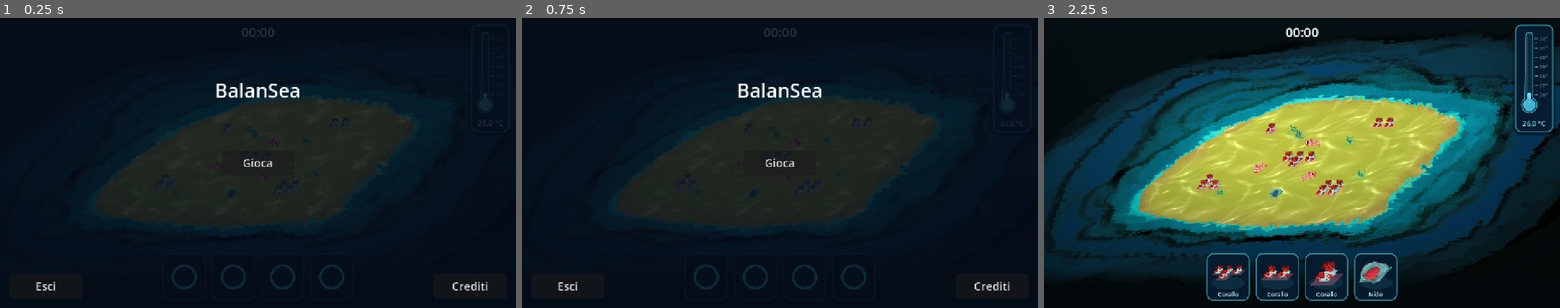
Above: before the commit, frames 1-3 (left to right).
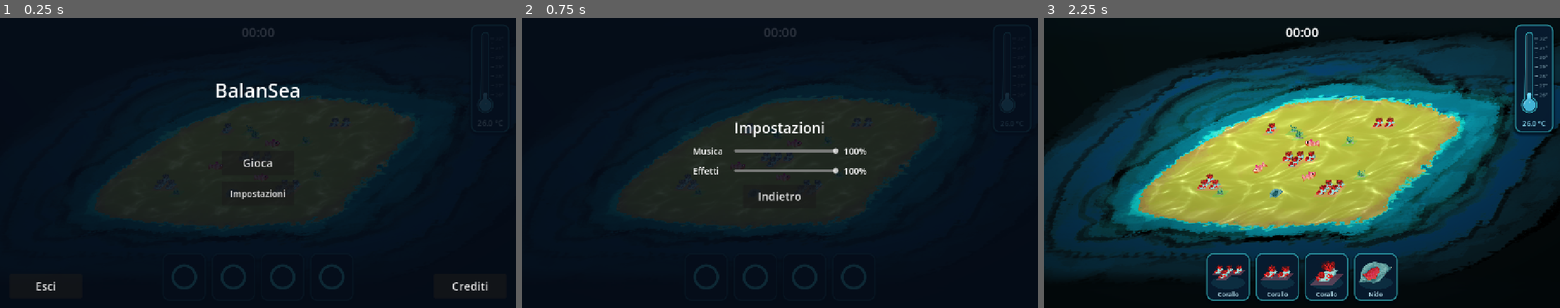
Above: after the commit, the same moments.

Repository: TakFog/rgj2026
Game: Godot game, scene res://main/main.tscn
Two runs of this game, one before a commit and one after it. Both use one fixed random seed, a clock stepped at 60 frames per second and the inputs below. Sound files missing from this copy of the repository are replaced by a short silence.
Inputs (mouse positions are in pixels of both pictures, inside the frame that each line leads up to):
- Up to frame 1 (0.25 s): no input
- Up to frame 2 (0.75 s): click (780, 194) at 0.5 s, where only the run after the commit has a clickable "Impostazioni"
- Up to frame 3 (2.25 s): click (1302, 197) at 1.25 s, where only the run after the commit has a clickable "Indietro"; click "Gioca" at 2 s

The runs differ from the first frame. In frame 1, 0.2% of the frame differs, in the area x 44-56%, y 59-63%; in frame 2, 1.9%, in the area x 7-95%, y 22-94%; in frame 3, nothing differs.

Commit message:
Add a settings menu for music and effects volume
- Route every Sfx_* bus through a shared Effects bus so the whole
  effect group has one volume.
- Add a reusable SettingsPanel with Music and Effects sliders, reachable
  from the title screen and the pause menu.
- Persist the user levels in user://settings.cfg (core/user_settings.gd)
  and apply them when the audio system starts.
- Test the Effects routing and the percent-to-dB conversion.

Diff:
--- /dev/null
+++ b/core/user_settings.gd
@@ -0,0 +1,66 @@
+class_name UserSettings
+extends RefCounted
+## User audio preferences (music and effects group volume), separate from the
+## designer mix in AudioSettings. Saved in user:// so they survive restarts.
+
+const PATH := "user://settings.cfg"
+const SECTION := "audio"
+const MUSIC_KEY := "music_db"
+const EFFECTS_KEY := "effects_db"
+## Slider range: -80 dB is silent, 0 dB leaves the designed mix untouched.
+const MIN_DB := -80.0
+const MAX_DB := 0.0
+
+
+static func music_db() -> float:
+	return _load_db(MUSIC_KEY)
+
+
+static func effects_db() -> float:
+	return _load_db(EFFECTS_KEY)
+
+
+## Saves both group levels, keeping any other sections in the file.
+static func save(music_db_value: float, effects_db_value: float) -> void:
+	var config := ConfigFile.new()
+	config.load(PATH)
+	config.set_value(SECTION, MUSIC_KEY, clampf(music_db_value, MIN_DB, MAX_DB))
+	config.set_value(SECTION, EFFECTS_KEY, clampf(effects_db_value, MIN_DB, MAX_DB))
+	config.save(PATH)
+
+
+## Applies the two user levels to their buses (missing buses are skipped).
+static func apply(music_db_value: float, effects_db_value: float) -> void:
+	_set_bus(AudioSettings.MUSIC_BUS, music_db_value)
+	_set_bus(AudioSettings.EFFECTS_BUS, effects_db_value)
+
+
+static func load_and_apply() -> void:
+	apply(music_db(), effects_db())
+
+
+## Slider position (0..100) -> bus level. Linear in amplitude, so 50% is -6 dB.
+static func db_from_percent(percent: float) -> float:
+	if percent <= 0.0:
+		return MIN_DB
+	return clampf(linear_to_db(percent / 100.0), MIN_DB, MAX_DB)
+
+
+## Bus level -> slider position (0..100).
+static func percent_from_db(db: float) -> float:
+	if db <= MIN_DB:
+		return 0.0
+	return clampf(db_to_linear(db) * 100.0, 0.0, 100.0)
+
+
+static func _load_db(key: String) -> float:
+	var config := ConfigFile.new()
+	if config.load(PATH) != OK:
+		return 0.0
+	return clampf(float(config.get_value(SECTION, key, 0.0)), MIN_DB, MAX_DB)
+
+
+static func _set_bus(bus: StringName, db: float) -> void:
+	var index := AudioServer.get_bus_index(bus)
+	if index != -1:
+		AudioServer.set_bus_volume_db(index, db)
--- a/data/audio_settings.gd
+++ b/data/audio_settings.gd
@@ -5,6 +5,9 @@
 ## boost. Tweak in data/audio_settings.tres; see docs/audio.md for the how-to.
 
 const MUSIC_BUS := &"Music"
+## Parent bus of every Sfx_* event bus, so the settings menu can fade all
+## effects at once. The Music bus reports straight to Master.
+const EFFECTS_BUS := &"Effects"
 const SFX_BUS_PREFIX := "Sfx_"
 ## At or below this level a sound is skipped instead of played inaudibly.
 const SILENCE_DB := -80.0
@@ -103,10 +106,17 @@
 	return effects_gain_db + event(name).gain_db
 
 
-## Audio bus for `event`, carrying its filters. Created on first use.
+## Audio bus for `event`, carrying its filters. Created on first use, routed
+## through the Effects bus so the whole group shares one volume.
 func event_bus(name: StringName) -> StringName:
 	var settings := event(name)
-	return ensure_bus(StringName(SFX_BUS_PREFIX + name), settings.high_pass_hz, settings.low_pass_hz)
+	return ensure_bus(StringName(SFX_BUS_PREFIX + name), settings.high_pass_hz,
+			settings.low_pass_hz, effects_bus())
+
+
+## Parent bus of all effect buses (no filters). Created on first use.
+static func effects_bus() -> StringName:
+	return ensure_bus(EFFECTS_BUS, 0.0, 0.0)
 
 
 ## Audio bus for the music, carrying the music filters. Created on first use.
@@ -114,15 +124,16 @@
 	return ensure_bus(MUSIC_BUS, music_high_pass_hz, music_low_pass_hz)
 
 
-## Creates `bus_name` (routed to Master) with a high-pass and/or a low-pass
+## Creates `bus_name` (routed to `send`) with a high-pass and/or a low-pass
 ## filter, unless it already exists. A cutoff of 0.0 leaves that filter off.
-static func ensure_bus(bus_name: StringName, high_pass_hz: float, low_pass_hz: float) -> StringName:
+static func ensure_bus(bus_name: StringName, high_pass_hz: float, low_pass_hz: float,
+		send: StringName = &"Master") -> StringName:
 	if AudioServer.get_bus_index(bus_name) != -1:
 		return bus_name
 	AudioServer.add_bus()
 	var index := AudioServer.bus_count - 1
 	AudioServer.set_bus_name(index, bus_name)
-	AudioServer.set_bus_send(index, &"Master")
+	AudioServer.set_bus_send(index, send)
 	if high_pass_hz > 0.0:
 		var high_pass := AudioEffectHighPassFilter.new()
 		high_pass.cutoff_hz = high_pass_hz
--- a/systems/b_audio.gd
+++ b/systems/b_audio.gd
@@ -38,6 +38,8 @@
 			_streams[event] = takes
 	for name: StringName in _streams:
 		Game.AUDIO_SETTINGS.event_bus(name) # Create the filter buses up front.
+	# Apply the player's saved Music/Effects levels now that the buses exist.
+	UserSettings.load_and_apply()
 	for i in VOICES:
 		var player := AudioStreamPlayer.new()
 		# UI feedback must be audible on the title screen and pause menu, when
@@ -144,6 +146,7 @@
 	var pause := get_parent().get_node_or_null("PauseController") as PauseController
 	if pause != null:
 		pause.pause_toggled.connect(func(_paused: bool) -> void: play(&"ui_click"))
+		pause.button_pressed.connect(func() -> void: play(&"ui_click"))
 
 
 ## Selecting a fish, sending it somewhere and clearing the selection.
--- a/systems/b_pause_controller.gd
+++ b/systems/b_pause_controller.gd
@@ -7,10 +7,14 @@
 
 ## Used by the audio system (systems/b_audio.gd).
 signal pause_toggled(paused: bool)
+## A pause-menu button was pressed (used by the audio system).
+signal button_pressed
 
 var monitor: PopulationMonitor
 var commander: FishCommander
 var overlay: Control
+var _pause_box: Control
+var _settings_panel: SettingsPanel
 
 
 ## True when a pause press must be left to another handler: anything while
@@ -26,6 +30,8 @@
 
 
 func _unhandled_input(event: InputEvent) -> void:
+	if _settings_panel != null and _settings_panel.visible:
+		return
 	if not event.is_action_pressed(InputActions.PAUSE):
 		return
 	var has_selection := not get_tree().paused and commander != null \
@@ -40,6 +46,8 @@
 
 func set_paused(value: bool) -> void:
 	get_tree().paused = value
+	if value:
+		_show_pause()
 	overlay.visible = value
 	pause_toggled.emit(value)
 
@@ -51,11 +59,55 @@
 	root.mouse_filter = Control.MOUSE_FILTER_STOP
 	root.set_anchors_and_offsets_preset(Control.PRESET_FULL_RECT)
 	root.visible = false
+
+	var center := CenterContainer.new()
+	center.set_anchors_and_offsets_preset(Control.PRESET_FULL_RECT)
+	root.add_child(center)
+
+	_pause_box = VBoxContainer.new()
+	_pause_box.add_theme_constant_override("separation", 16)
+	center.add_child(_pause_box)
+
 	var label := Label.new()
-	label.text = "PAUSA\nSpazio per riprendere"
+	label.text = "PAUSA"
 	label.horizontal_alignment = HORIZONTAL_ALIGNMENT_CENTER
-	label.vertical_alignment = VERTICAL_ALIGNMENT_CENTER
 	label.add_theme_font_size_override("font_size", 40)
-	root.add_child(label)
-	label.set_anchors_and_offsets_preset(Control.PRESET_FULL_RECT)
+	_pause_box.add_child(label)
+
+	var hint := Label.new()
+	hint.text = "Spazio per riprendere"
+	hint.horizontal_alignment = HORIZONTAL_ALIGNMENT_CENTER
+	hint.add_theme_font_size_override("font_size", 24)
+	_pause_box.add_child(hint)
+
+	var settings_btn := Button.new()
+	settings_btn.text = "Impostazioni"
+	settings_btn.custom_minimum_size = Vector2(220, 60)
+	settings_btn.size_flags_horizontal = Control.SIZE_SHRINK_CENTER
+	settings_btn.add_theme_font_size_override("font_size", 24)
+	settings_btn.pressed.connect(_on_settings_pressed)
+	_pause_box.add_child(settings_btn)
+
+	_settings_panel = SettingsPanel.new()
+	_settings_panel.visible = false
+	_settings_panel.closed.connect(_on_settings_closed)
+	_settings_panel.button_pressed.connect(func() -> void: button_pressed.emit())
+	root.add_child(_settings_panel)
 	return root
+
+
+func _on_settings_pressed() -> void:
+	button_pressed.emit()
+	_pause_box.visible = false
+	_settings_panel.open()
+
+
+func _on_settings_closed() -> void:
+	_pause_box.visible = true
+
+
+func _show_pause() -> void:
+	if _settings_panel != null:
+		_settings_panel.close()
+	if _pause_box != null:
+		_pause_box.visible = true
--- a/tests/unit/test_audio_settings.gd
+++ b/tests/unit/test_audio_settings.gd
@@ -122,6 +122,25 @@
 	assert_eq(AudioServer.get_bus_effect_count(index), 0)
 
 
+func test_event_buses_are_routed_through_the_effects_bus() -> void:
+	# A name of its own: another test reuses the placement bus with filters.
+	var bus := settings.event_bus(&"route_probe")
+	var index := AudioServer.get_bus_index(bus)
+	assert_true(index != -1, "event bus not created")
+	assert_eq(AudioServer.get_bus_send(index), AudioSettings.EFFECTS_BUS)
+	var effects := AudioServer.get_bus_index(AudioSettings.EFFECTS_BUS)
+	assert_true(effects != -1, "effects bus not created")
+	assert_eq(AudioServer.get_bus_send(effects), &"Master")
+
+
+func test_volume_percent_maps_to_db() -> void:
+	assert_almost(UserSettings.db_from_percent(100.0), 0.0)
+	assert_almost(UserSettings.db_from_percent(50.0), -6.0206, 0.01)
+	assert_almost(UserSettings.db_from_percent(0.0), UserSettings.MIN_DB)
+	assert_almost(UserSettings.percent_from_db(0.0), 100.0)
+	assert_almost(UserSettings.percent_from_db(-6.0206), 50.0, 0.1)
+
+
 func test_event_bus_carries_the_event_filters() -> void:
 	settings.events[&"placement"].high_pass_hz = 120.0
 	var index := AudioServer.get_bus_index(settings.event_bus(&"placement"))
--- a/ui/b_main_menu.gd
+++ b/ui/b_main_menu.gd
@@ -17,6 +17,7 @@
 
 var _menu_panel: Control
 var _credits_panel: Control
+var _settings_panel: SettingsPanel
 
 
 func _ready() -> void:
@@ -33,6 +34,11 @@
 	_credits_panel = _build_credits_panel()
 	_credits_panel.visible = false
 	add_child(_credits_panel)
+	_settings_panel = SettingsPanel.new()
+	_settings_panel.visible = false
+	_settings_panel.closed.connect(_on_settings_closed)
+	_settings_panel.button_pressed.connect(func() -> void: button_pressed.emit())
+	add_child(_settings_panel)
 
 	# Auto-open when the menu enters the tree (game start). Calling open()
 	# from DevBSystems would race: Game.ui is not in the tree yet when
@@ -73,6 +79,17 @@
 	play_btn.offset_top = -BUTTON_SIZE.y * 0.5
 	play_btn.offset_bottom = BUTTON_SIZE.y * 0.5
 
+	# Settings, just below Play.
+	var settings_btn := _button("Impostazioni")
+	settings_btn.add_theme_font_size_override("font_size", 22)
+	settings_btn.pressed.connect(_on_settings_pressed)
+	panel.add_child(settings_btn)
+	settings_btn.set_anchors_preset(Control.PRESET_CENTER)
+	settings_btn.offset_left = -BUTTON_SIZE.x * 0.5
+	settings_btn.offset_right = BUTTON_SIZE.x * 0.5
+	settings_btn.offset_top = BUTTON_SIZE.y * 0.5 + 16.0
+	settings_btn.offset_bottom = BUTTON_SIZE.y * 1.5 + 16.0
+
 	# Exit, bottom left of the screen.
 	var exit_btn := _button("Esci")
 	exit_btn.pressed.connect(_on_exit_pressed)
@@ -140,6 +157,16 @@
 	play_pressed.emit()
 
 
+func _on_settings_pressed() -> void:
+	button_pressed.emit()
+	_menu_panel.visible = false
+	_settings_panel.open()
+
+
+func _on_settings_closed() -> void:
+	_menu_panel.visible = true
+
+
 func _on_credits_pressed() -> void:
 	button_pressed.emit()
 	_menu_panel.visible = false
@@ -168,6 +195,7 @@
 func open() -> void:
 	visible = true
 	_credits_panel.visible = false
+	_settings_panel.close()
 	_menu_panel.visible = true
 	get_tree().paused = true
 
@@ -175,4 +203,5 @@
 ## Hide the menu and resume the game.
 func close() -> void:
 	visible = false
+	_settings_panel.close()
 	get_tree().paused = false
--- /dev/null
+++ b/ui/b_settings_panel.gd
@@ -0,0 +1,146 @@
+class_name SettingsPanel
+extends Control
+## Music/effects group volume panel, reused by the title screen and the pause
+## menu. Values are user preferences (core/user_settings.gd), separate from the
+## designer mix in data/audio_settings.tres. Works while the tree is paused.
+
+signal closed
+## The Back button was pressed (used by the audio system for its click).
+signal button_pressed
+
+const LABEL_WIDTH := 90.0
+const SLIDER_WIDTH := 260.0
+const VALUE_WIDTH := 56.0
+const BUTTON_SIZE := Vector2(180.0, 60.0)
+
+var _music_slider: HSlider
+var _effects_slider: HSlider
+var _music_value: Label
+var _effects_value: Label
+
+
+func _ready() -> void:
+	set_anchors_and_offsets_preset(Control.PRESET_FULL_RECT)
+	mouse_filter = Control.MOUSE_FILTER_STOP
+
+	var center := CenterContainer.new()
+	center.set_anchors_and_offsets_preset(Control.PRESET_FULL_RECT)
+	add_child(center)
+
+	var box := VBoxContainer.new()
+	box.add_theme_constant_override("separation", 18)
+	center.add_child(box)
+
+	var title := Label.new()
+	title.text = "Impostazioni"
+	title.horizontal_alignment = HORIZONTAL_ALIGNMENT_CENTER
+	title.add_theme_font_size_override("font_size", 36)
+	box.add_child(title)
+
+	_music_slider = _add_volume_row(box, "Musica")
+	_effects_slider = _add_volume_row(box, "Effetti")
+
+	var back := Button.new()
+	back.text = "Indietro"
+	back.custom_minimum_size = BUTTON_SIZE
+	back.add_theme_font_size_override("font_size", 28)
+	back.size_flags_horizontal = Control.SIZE_SHRINK_CENTER
+	back.pressed.connect(_on_back_pressed)
+	box.add_child(back)
+
+	_reload()
+
+
+func _add_volume_row(parent: VBoxContainer, text: String) -> HSlider:
+	var row := HBoxContainer.new()
+	row.add_theme_constant_override("separation", 12)
+	parent.add_child(row)
+
+	var label := Label.new()
+	label.text = text
+	label.custom_minimum_size.x = LABEL_WIDTH
+	label.add_theme_font_size_override("font_size", 22)
+	row.add_child(label)
+
+	var slider := HSlider.new()
+	slider.min_value = 0.0
+	slider.max_value = 100.0
+	slider.step = 1.0
+	slider.custom_minimum_size.x = SLIDER_WIDTH
+	slider.size_flags_vertical = Control.SIZE_SHRINK_CENTER
+	slider.value_changed.connect(_on_slider_changed)
+	slider.drag_ended.connect(func(_changed: bool) -> void: _save())
+	row.add_child(slider)
+
+	var value := Label.new()
+	value.custom_minimum_size.x = VALUE_WIDTH
+	value.horizontal_alignment = HORIZONTAL_ALIGNMENT_RIGHT
+	value.add_theme_font_size_override("font_size", 22)
+	row.add_child(value)
+
+	if _music_value == null:
+		_music_value = value
+	else:
+		_effects_value = value
+	return slider
+
+
+## Shows the panel with the saved levels, applying them to the buses.
+func open() -> void:
+	_reload()
+	visible = true
+
+
+func close() -> void:
+	_save()
+	visible = false
+
+
+## Loads user levels into the sliders and applies them.
+func _reload() -> void:
+	if _music_slider == null or _effects_slider == null:
+		return
+	_music_slider.set_value_no_signal(UserSettings.percent_from_db(UserSettings.music_db()))
+	_effects_slider.set_value_no_signal(UserSettings.percent_from_db(UserSettings.effects_db()))
+	_update_labels()
+	_apply()
+
+
+func _on_slider_changed(_value: float) -> void:
+	_update_labels()
+	_apply()
+
+
+func _update_labels() -> void:
+	_music_value.text = "%d%%" % roundi(_music_slider.value)
+	_effects_value.text = "%d%%" % roundi(_effects_slider.value)
+
+
+func _apply() -> void:
+	# Make sure both group buses exist before setting their levels.
+	Game.AUDIO_SETTINGS.music_bus()
+	AudioSettings.effects_bus()
+	UserSettings.apply(
+		UserSettings.db_from_percent(_music_slider.value),
+		UserSettings.db_from_percent(_effects_slider.value))
+
+
+func _save() -> void:
+	if _music_slider == null or _effects_slider == null:
+		return
+	UserSettings.save(
+		UserSettings.db_from_percent(_music_slider.value),
+		UserSettings.db_from_percent(_effects_slider.value))
+
+
+func _on_back_pressed() -> void:
+	button_pressed.emit()
+	close()
+	closed.emit()
+
+
+## Esc / right click closes the panel instead of reaching the pause handler.
+func _unhandled_input(event: InputEvent) -> void:
+	if visible and event.is_action_pressed(InputActions.CANCEL):
+		get_viewport().set_input_as_handled()
+		_on_back_pressed()
Not shown, added: core/user_settings.gd.uid
Not shown, added: ui/b_settings_panel.gd.uid
Not shown, changed: docs/audio.md
